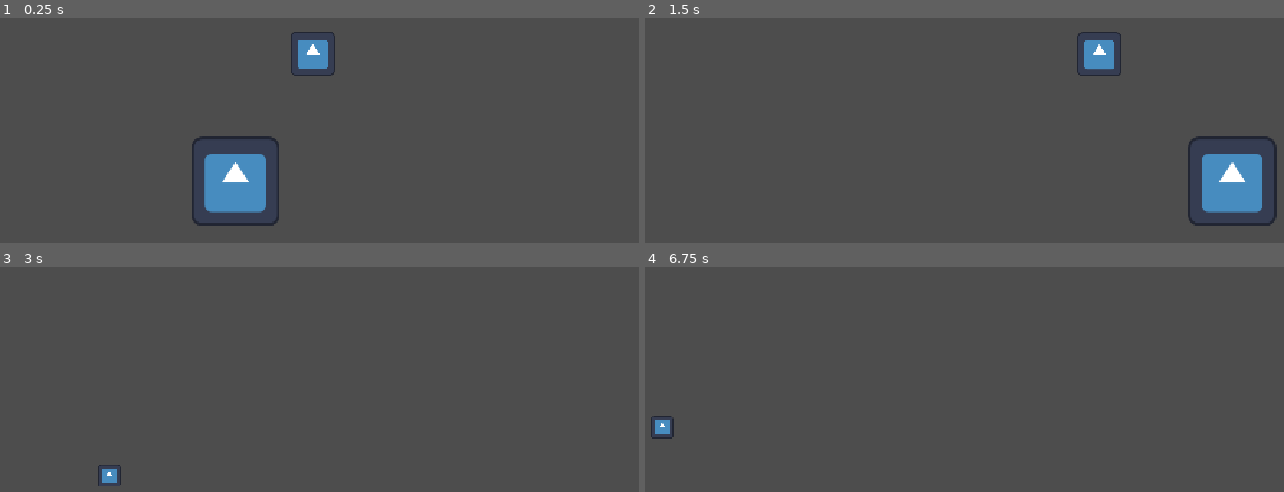
Above: before the commit, frames 1-4 (two rows, left to right).
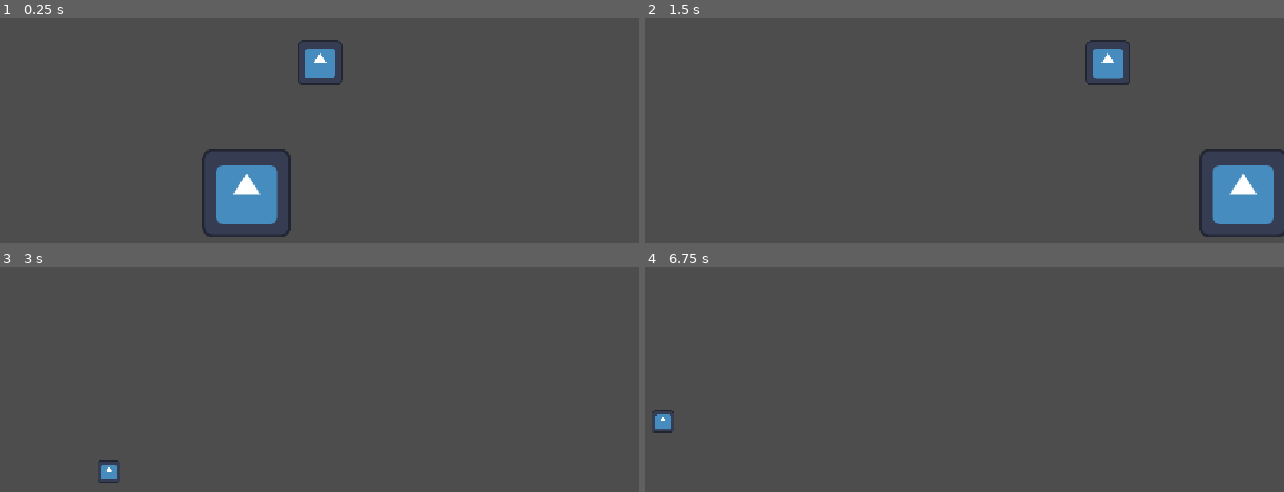
Above: after the commit, the same moments.

Repository: Cyclic612/wheel-spider-game2
Game: Godot game, scene res://game.tscn
The game is run twice, just before and just after one commit, with the same random seed, the same clock (stepped at 60 frames per second) and the same inputs. The engine's default icon, where the game draws it, is replaced by a stand-in: a white triangle on a blue panel in a dark square.
Inputs (mouse positions are in pixels of both pictures, inside the frame that each line leads up to):
- Up to frame 1 (0.25 s): no input
- Up to frame 2 (1.5 s): tap Enter (ui_accept) at 0.5, 0.77 s; move the mouse to (1060, 130) at 0.52 s; hold D (move_right) from 0.53 s (still down); tap Q (dash) at 0.6 s; right-click (1060, 130) at 0.8 s; move the mouse to (721, 175) at 1.27 s; right-click (721, 175) at 1.35 s
- Up to frame 3 (3 s): tap Enter (ui_accept) at 1.52, 2.75 s; tap Q (dash) at 1.55, 2.1 s; move the mouse to (319, 303) at 2.02 s; release D (move_right) at 2.03 s; hold A (move_left) 2.03-2.78 s; right-click (319, 303) at 2.3 s; move the mouse to (198, 491) at 2.77 s; hold D (move_right) from 2.78 s (still down); click (198, 491) at 2.85 s
- Up to frame 4 (6.75 s): tap Enter (ui_accept) at 3.02, 3.5, 3.77, 4.25, 4.52, 5, 5.75, 6.02 s; tap Q (dash) at 3.05, 4.35, 5.85 s; move the mouse to (1124, 469) at 3.52 s; right-click (1124, 469) at 3.6 s; move the mouse to (outside the picture) at 4.27 s; release D (move_right) at 4.28 s; hold A (move_left) 4.28-5.03 s; move the mouse to (926, 402) at 5.02 s; hold D (move_right) 5.03-5.78 s; right-click (926, 402) at 5.1 s; move the mouse to (766, 289) at 5.77 s; hold A (move_left) from 5.78 s (still down); move the mouse to (1060, 379) at 6.52 s; press the mouse at (1060, 379) at 6.53 s

The runs differ from the first frame. In frame 1, 4.2% of the frame differs, in the area x 30-54%, y 6-98%; in frame 2, 4.2%; in frame 3, 0.2%; in frame 4, 0.2%.

Commit message:
added grappling to the game
doesn't work yet because it requires valid tileset tiles with collision in order to function.

Diff:
--- a/character_body_2d.gd
+++ b/character_body_2d.gd
@@ -1,24 +1,32 @@
 extends CharacterBody2D
 
-# Variable initialization
-const SPEED = 500.0
-const DASH_SPEED = 1500.0
-const ACCELERATION = 0.05
-var dashing = false
-var can_dash = true
+# Variable initialization for movement and dashing
+const SPEED : float = 500.0
+const DASH_SPEED : float = 1500.0
+const ACCELERATION : float = 0.05
+var dashing : bool = false
+var can_dash : bool = true
 
+# Variable initialization for grappling
+# BIG IMPORTANT NOTE: grappling will not work until tileset is added
+# DO NOT use obstacle2d or any of the other experimental stuff, i don't
+# know how to implement that into this code or how they work at all
+@export var swing_speed : float = 600.0
+var is_grappling : bool = false
+var grapple_point : Vector2 = Vector2.ZERO
+var rope_length : float = 0.0
+@onready var rope_line : Line2D = $GrappleLine
 
 func _physics_process(delta: float) -> void:
 	# Takes movement inputs and gives player ice physics with a lerp
 	var direction := Input.get_vector("move_left", "move_right", "move_up", "move_down")
-	var top_speed = Vector2.ZERO
 
-	# Checks which speed value to use to update the player's velocity
-	if dashing:
-		top_speed = DASH_SPEED * direction
+	if is_grappling:
+		_process_grapple_swing(direction, delta)
 	else:
-		top_speed = SPEED * direction
-	velocity = velocity.lerp(top_speed, ACCELERATION)
+		_process_normal_movement(direction)
+
+	_handle_grapple_input()
 
 	# Starts dash
 	if Input.is_action_just_pressed("dash") and can_dash:
@@ -28,7 +36,7 @@
 		$DashDuration.start()
 
 	move_and_slide()
-
+	_update_rope_visual()
 
 # Ends dash
 func _on_dash_timer_timeout() -> void:
@@ -37,3 +45,59 @@
 
 func _on_dash_cooldown_timeout() -> void:
 	can_dash = true
+
+func _process_normal_movement(direction : Vector2):
+	var top_speed = Vector2.ZERO
+
+	if dashing:
+		top_speed = DASH_SPEED * direction
+	else:
+		top_speed = SPEED * direction
+
+	velocity = velocity.lerp(top_speed, ACCELERATION)
+
+# handles the actual swinging physics of the grapple
+func _process_grapple_swing(direction : Vector2, delta : float):
+	var to_anchor = grapple_point - global_position
+	var current_distance = to_anchor.length()
+
+	if direction != Vector2.ZERO:
+		var rope_tangent = to_anchor.orthogonal().normalized()
+		if direction.dot(rope_tangent) < 0:
+			rope_tangent = -rope_tangent
+		velocity += rope_tangent * swing_speed * delta
+
+	var rope_direction = to_anchor.normalized()
+	var velocity_along_rope = velocity.dot(rope_direction)
+
+	velocity -= rope_direction * velocity_along_rope
+
+	if current_distance > rope_length:
+		global_position = grapple_point - rope_direction * rope_length
+
+# updates the raycast when the grapple button is hit to check for a valid
+# object, and starts grappling if there is.
+func _handle_grapple_input():
+	if Input.is_action_just_pressed("grapple"):
+		var raycast: RayCast2D = $GrappleRayCast
+		raycast.look_at(get_global_mouse_position())
+		raycast.force_raycast_update()
+
+		if raycast.is_colliding():
+			grapple_point = raycast.get_collision_point()
+			rope_length = global_position.distance_to(grapple_point)
+			is_grappling = true
+			dashing = false
+
+	if Input.is_action_just_released("grapple"):
+		is_grappling = false
+
+# Shows the actual grapple web with a Line2D
+func _update_rope_visual():
+	if is_grappling and has_node("GrappleLine"):
+		rope_line.visible = true
+		rope_line.clear_points()
+		rope_line.add_point(Vector2.ZERO)
+		rope_line.add_point(to_local(grapple_point))
+	elif has_node("GrappleLine"):
+		rope_line.visible = false
--- a/character_body_2d.tscn
+++ b/character_body_2d.tscn
@@ -8,7 +8,7 @@
 radius = 53.75872
 
 [node name="player" type="CharacterBody2D" unique_id=973412525]
-position = Vector2(-21, -19)
+position = Vector2(-5, -2)
 script = ExtResource("1_ij6vw")
 metadata/_edit_group_ = true
 
@@ -35,5 +35,14 @@
 wait_time = 2.0
 one_shot = true
 
+[node name="GrappleLine" type="Line2D" parent="." unique_id=1160511285]
+visible = false
+points = PackedVector2Array(593, 387)
+width = 3.0
+
+[node name="GrappleRayCast" type="RayCast2D" parent="." unique_id=621175317]
+position = Vector2(592, 387)
+target_position = Vector2(400, 0)
+
 [connection signal="timeout" from="DashDuration" to="." method="_on_dash_timer_timeout"]
 [connection signal="timeout" from="DashCooldown" to="." method="_on_dash_cooldown_timeout"]
--- a/project.godot
+++ b/project.godot
@@ -56,6 +56,11 @@
 "events": [Object(InputEventMouseButton,"resource_local_to_scene":false,"resource_name":"","device":-1,"window_id":0,"a …(253 unchanged characters)…
 ]
 }
+grapple={
+"deadzone": 0.2,
+"events": [Object(InputEventMouseButton,"resource_local_to_scene":false,"resource_name":"","device":-1,"window_id":0,"alt_pressed":false,"shift_pressed":false,"ctrl_pressed":false,"meta_pressed":false,"button_mask":0,"position":Vector2(0, 0),"global_position":Vector2(0, 0),"factor":1.0,"button_index":2,"canceled":false,"pressed":false,"double_click":false,"script":null)
+]
+}
 
 [physics]
 
